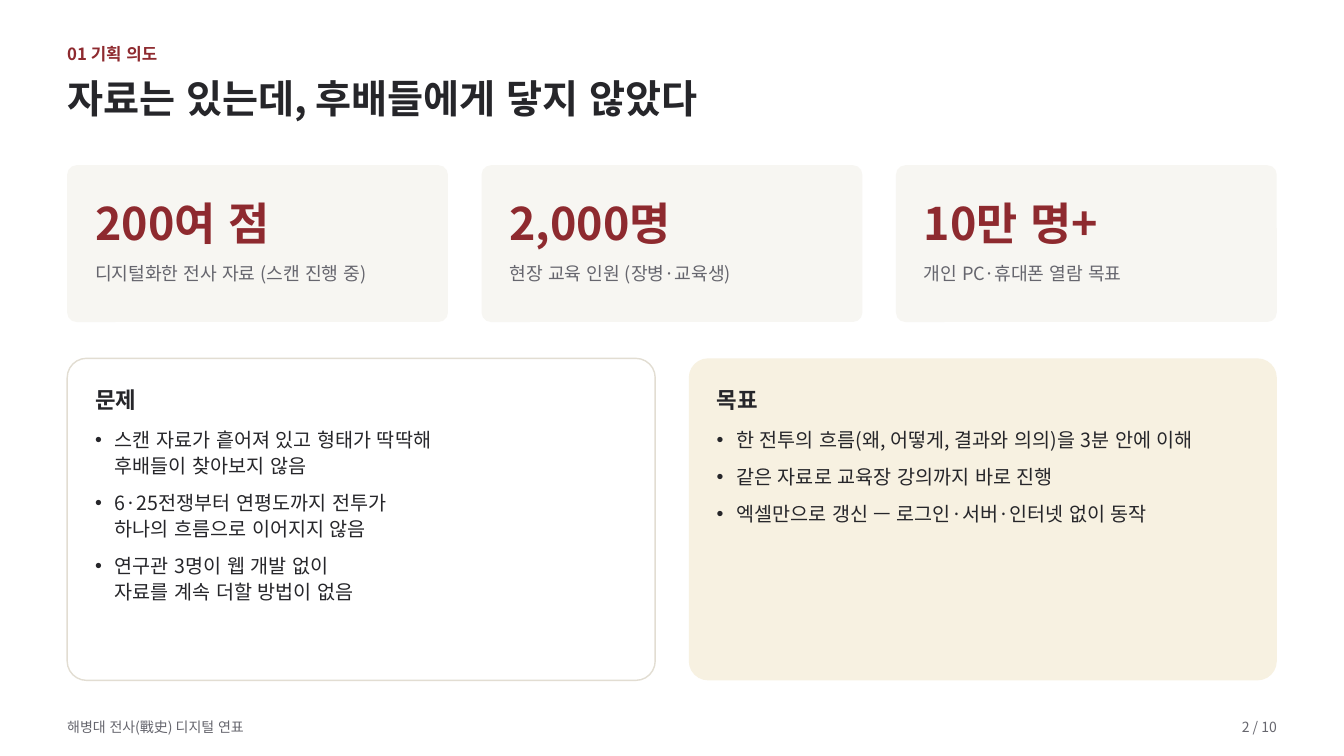
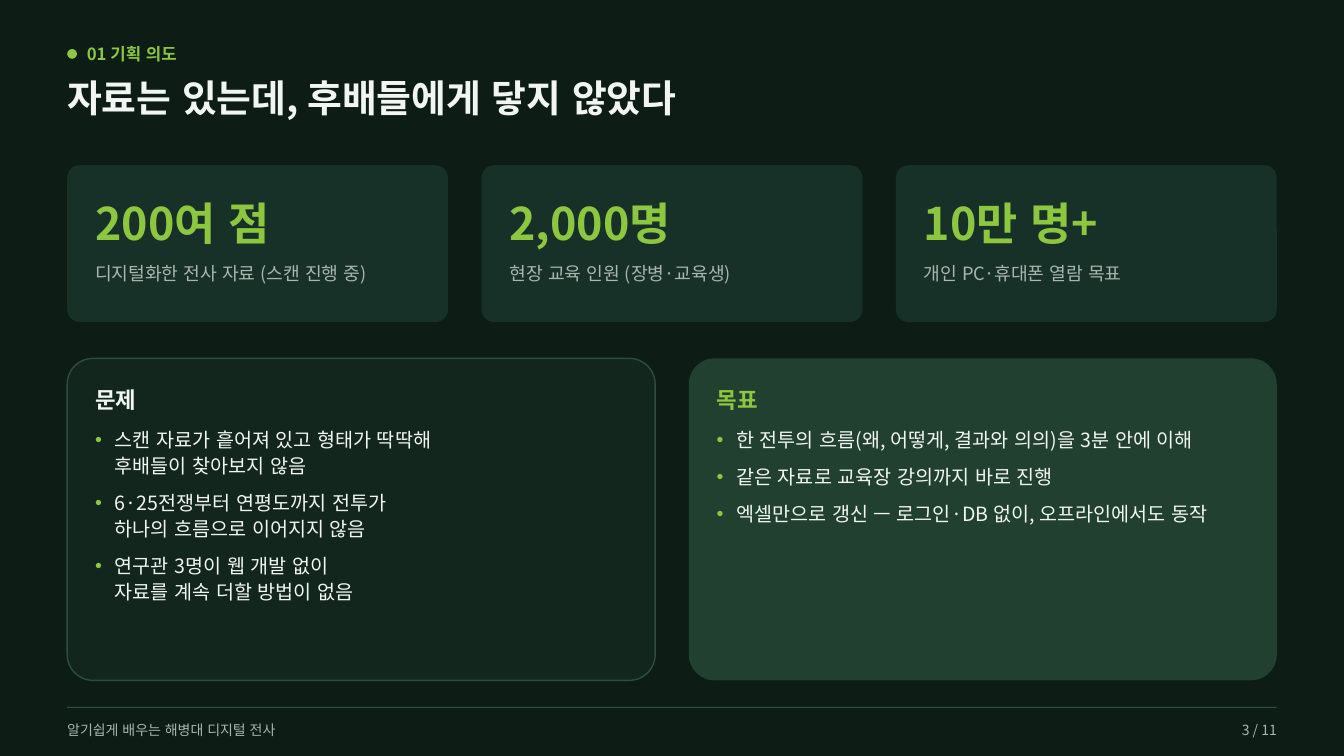
Before and after one commit to redala0012-beep/aaa, a slide deck: slide 3 of docs/발표자료.pptx (slide 2 before the commit). Drawn at 1344x756 pixels with LibreOffice and Linux fonts; fonts in the diff are those of the drawing. Boxes give left, top, right and bottom in pixels: in the first picture for what was removed or moved away, otherwise in the second. Text is boxed around its words. In the diff, an @@ line names an element or a change of style, - is before the commit and + after.

Commit message:
발표자료: 제목 '알기쉽게 배우는 해병대 디지털 전사', 갤러리용 표지 추가, SKKU 갤러리 색상, AI 기능 반영

```diff
--- a/docs/발표자료.pptx
+++ b/docs/발표자료.pptx
@@ background #FFFFFF to #0D1D16 @@
@@ ellipse added at (68, 49, 78, 59), fill #8DC63F @@
@@ text colour #8E2A2F to #8DC63F in 4 elements at (95, 202, 269, 244), (510, 202, 672, 249), (924, 202, 1099, 244), (87, 46, 177, 62) @@
@@ text "01 기획 의도": place and size @@
-text "01 기획 의도" at (67, 46, 157, 62)
+text "01 기획 의도" at (87, 46, 177, 62)
@@ text "자료는 있는데, 후배들에게 닿지 않았다" at (67, 80, 676, 120): size 28 to 27 pt, text colour #26262A to #F2F5F3 @@
@@ fill #F7F6F2 to #183128; proportions changed in 3 elements at (68, 165, 449, 323), (482, 165, 863, 323), (896, 165, 1277, 323) @@
@@ text colour #66666E to #A9B5AE in 3 elements at (95, 265, 367, 284), (510, 265, 731, 284), (924, 265, 1121, 282) @@
@@ rounded rectangle at (68, 359, 655, 681): fill #FFFFFF to #12261D; outline #E2DDD2 1 pt to #2E4D3F 1 pt; proportions changed @@
@@ rounded rectangle at (689, 359, 1276, 681): fill #F7F1E1 to #22402F; proportions changed @@
@@ text "문제" at (95, 389, 136, 410): text colour #26262A to #F2F5F3 @@
@@ text "목표" at (717, 390, 758, 410): text colour #26262A to #8DC63F @@
@@ text "스캔 자료가 흩어져 있고 형태가 ..." at (115, 430, 431, 601): text colour #26262A to #F2F5F3 @@
@@ text at (736, 430, 1193, 486): text colour #26262A to #F2F5F3 in "한 전투의 흐름(왜, 어떻게, 결과와 의의)을 3분 ...", "같은 자료로 교육장 강의까지 바로 진행" @@
@@ text at (736, 504, 1207, 525): text changed; text colour #26262A to #F2F5F3 @@
-• 엑셀만으로 갱신 — 로그인·서버·인터넷 없이 동작
+• 엑셀만으로 갱신 — 로그인·DB 없이, 오프라인에서도 동작
@@ rectangle added at (68, 707, 1277, 708), fill #2E4D3F @@
@@ text at (67, 723, 276, 736): text changed; text colour #66666E to #A9B5AE @@
-해병대 전사(戰史) 디지털 연표
+알기쉽게 배우는 해병대 디지털 전사
@@ text removed at (1242, 721, 1277, 732) @@
-2 / 10
@@ text added at (1242, 724, 1277, 735), 10 pt, text #A9B5AE @@
+3 / 11
```
Also in this commit, not shown: 8 other slides changed, 2 slides added, 1 slide removed, 4 other files.
